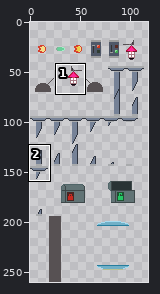
Sprite sheet, stored at Game/Content/Sprites/doodads.png. Above, an overview of the earlier version with the close-up marked.
Close-up. First the earlier version:
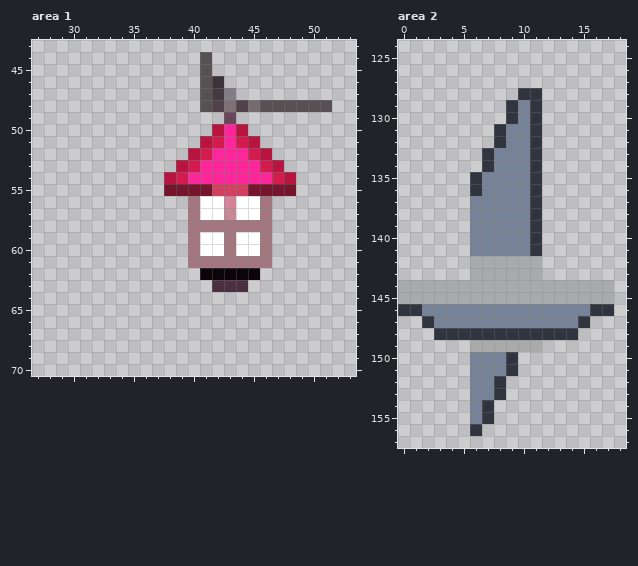
The file is 119x242 pixels. Colours within 5 levels of each other are drawn and written as one. Shown: area 1: x 27..53, y 43..70; area 2: x 0..18, y 124..157. The old version is drawn lined up with the new one, on the new canvas. The commit also changed other parts of the picture, which this record leaves out.
And afterwards:
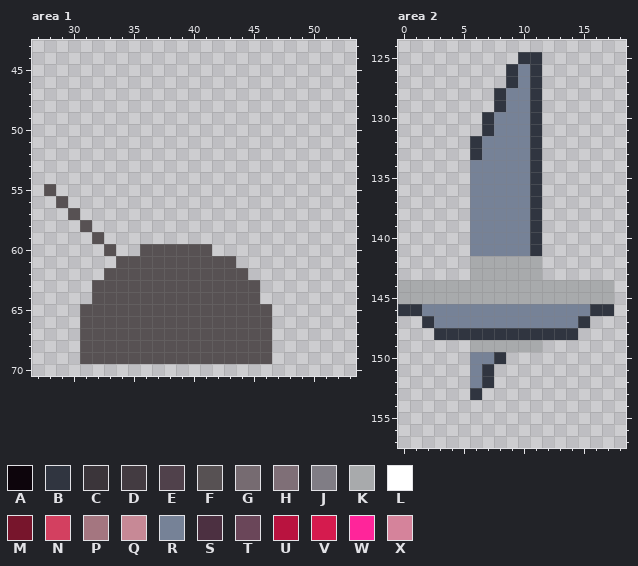
Palette (. is transparent): A #0d050c  B #303540  C #3b353a  D #433b41  E #50414b  F #575153  G #766b71  H #7f6f77  J #807d85  K #a8aaac  L #ffffff  M #77152c  N #d34060  P #a47680  Q #c78996  R #768297  S #4c3041  T #6a4659  U #b9133f  V #d51b4e  W #ff259a  X #d5839b
Diff:
canvas 119x242 -> 118x260, the old top-left corner now at 0,18 (the part of the old canvas that was cut away was empty and is not shown)
Area 1:
y 44..45: x 41 F -> .
y 46: x 41..42 FC -> ..
y 47: x 41..43 FDJ -> ...
y 48: x 41..51 FEHEGFFFFFF -> ...........
y 49: x 43 T -> .
y 50: x 42..44 UWU -> ...
y 51: x 41..45 UVWVU -> .....
y 52: x 40..46 UVWWWVU -> .......
y 53: x 39..47 UVWWWWWVU -> .........
y 54: x 38..48 UVWWWWWWWVU -> ...........
y 55: x 28 . -> F; x 38..48 MMMMNNNMMMM -> ...........
y 56: x 29 . -> F; x 40..46 PLLXLLP -> .......
y 57: x 30 . -> F; x 40..46 PLLQLLP -> .......
y 58: x 31 . -> F; x 40..46 PPPPPPP -> .......
y 59: x 32 . -> F; x 40..46 PLLPLLP -> .......
y 60: x 33 . -> F; x 36..46 ....PLLPLLP -> FFFFFF.....
y 61: x 34..46 ......PPPPPPP -> FFFFFFFFFF...
y 62: x 33..45 ........AAAAA -> FFFFFFFFFFFF.
y 63: x 32..45 ..........SSS. -> FFFFFFFFFFFFFF
y 64: x 32..45 .............. -> FFFFFFFFFFFFFF
y 65..69: x 31..46 ................ -> FFFFFFFFFFFFFFFF
Area 2:
y 125: x 10..11 .. -> BB
y 126..127: x 9..11 ... -> BRB
y 128: x 8..10 ..B -> BRR
y 129: x 8..9 .B -> BR
y 130: x 7..9 ..B -> BRR
y 131: x 7..8 .B -> BR
y 132: x 6..8 ..B -> BRR
y 133: x 6..7 .B -> BR
y 134: x 6..7 .B -> RR
y 135..136: x 6 B -> R
y 150: x 8..9 RB -> B.
y 151: x 7..9 RRB -> B..
y 152: x 7..8 RB -> B.
y 153: x 6..8 RRB -> B..
y 154..155: x 6..7 RB -> ..
y 156: x 6 B -> .
